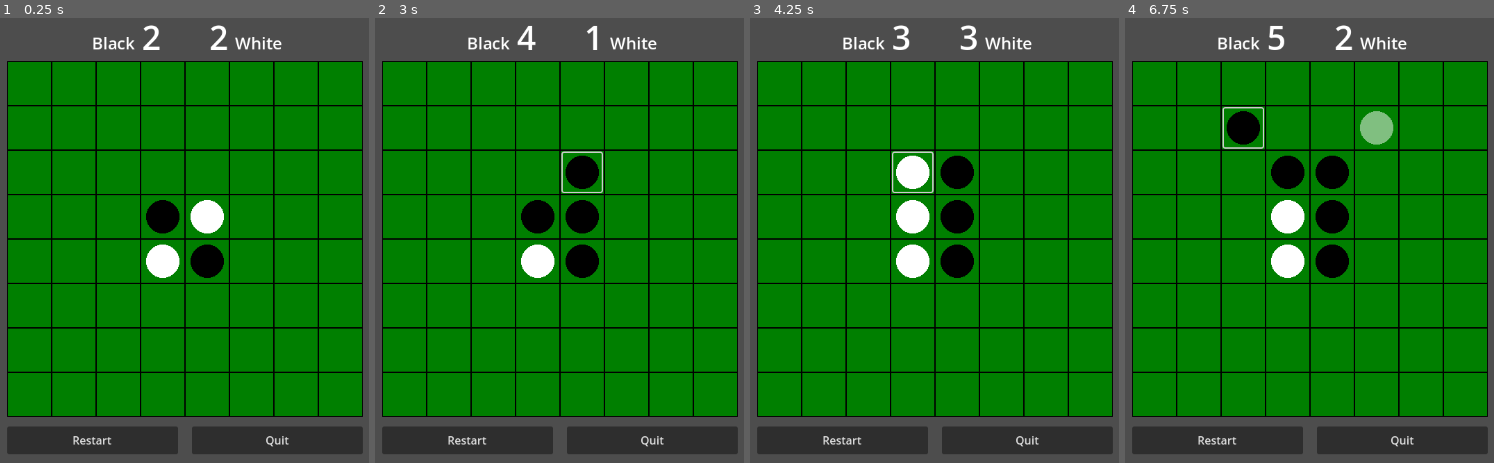
Above: before the commit, frames 1-4 (left to right).
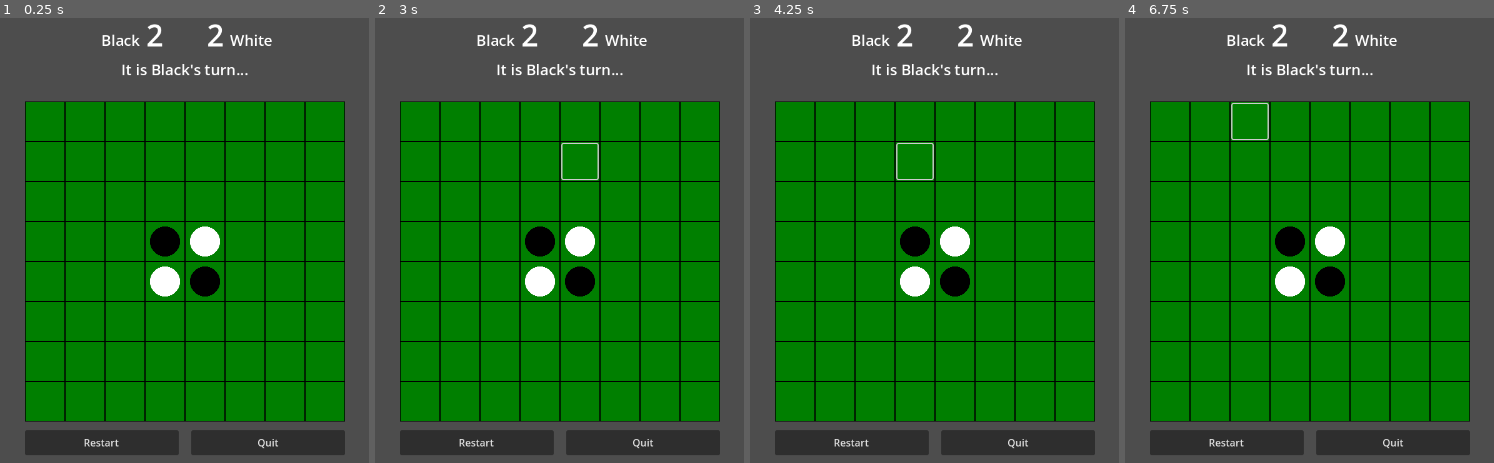
Above: after the commit, the same moments.

Repository: phrasmotica/othello
Game: Godot game, scene res://scenes/game.tscn
Same seed, same stepped clock (60 frames per second), same inputs: the game is played once before the commit and once after it.
Inputs (mouse positions are in pixels of both pictures, inside the frame that each line leads up to):
- Up to frame 1 (0.25 s): no input
- Up to frame 2 (3 s): click "Restart" at 0.5 s; click "Restart" at 1.25 s; click "Restart" at 2 s; click (581, 173) at 2.77 s
- Up to frame 3 (4.25 s): click (912, 173) at 3.52 s
- Up to frame 4 (6.75 s): click (1243, 129) at 4.27 s; tap Enter at 5, 6.5 s; move the mouse to (1486, 218) at 5.02 s; tap Space at 5.75 s; move the mouse to (1150, 262) at 5.77 s; move the mouse to (1390, 138) at 6.52 s

The runs differ from the first frame. In frame 1, 30% of the frame differs, in the area x 1-99%, y 1-99%; in frame 2, 31%; in frame 3, 32%; in frame 4, 33%.

Commit message:
Add UI text for indicating whose turn it is

Diff:
--- a/project.godot
+++ b/project.godot
@@ -21,6 +21,8 @@
 
 [display]
 
+window/size/viewport_width=1280
+window/size/viewport_height=720
 window/stretch/mode="viewport"
 
 [input]
--- a/scenes/game.tscn
+++ b/scenes/game.tscn
@@ -16,7 +16,7 @@
 board = NodePath("../Board")
 
 [node name="Board" parent="." node_paths=PackedStringArray("turn_tracker", "score_ui", "game_buttons", "debug_handler") instance=ExtResource("1_8kvr6")]
-position = Vector2(320, 68)
+position = Vector2(384, 140)
 turn_tracker = NodePath("../TurnTracker")
 score_ui = NodePath("../UICanvas/MarginContainer/ScoreUI")
 game_buttons = NodePath("../UICanvas/MarginContainer/GameButtons")
--- a/scenes/score_ui.tscn
+++ b/scenes/score_ui.tscn
@@ -53,3 +53,9 @@
 size_flags_vertical = 8
 theme_override_font_sizes/font_size = 24
 text = "White"
+
+[node name="InfoLabel" type="Label" parent="."]
+layout_mode = 2
+theme_override_font_sizes/font_size = 24
+text = "It is Black's turn..."
+horizontal_alignment = 1
